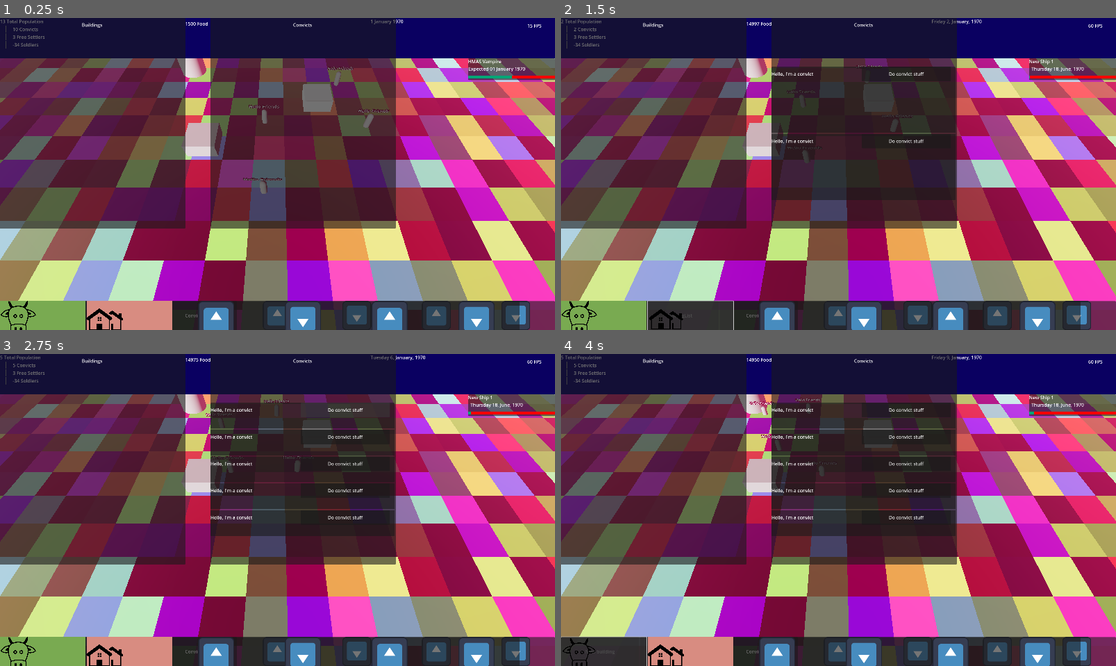
Above: before the commit, frames 1-4 (two rows, left to right).
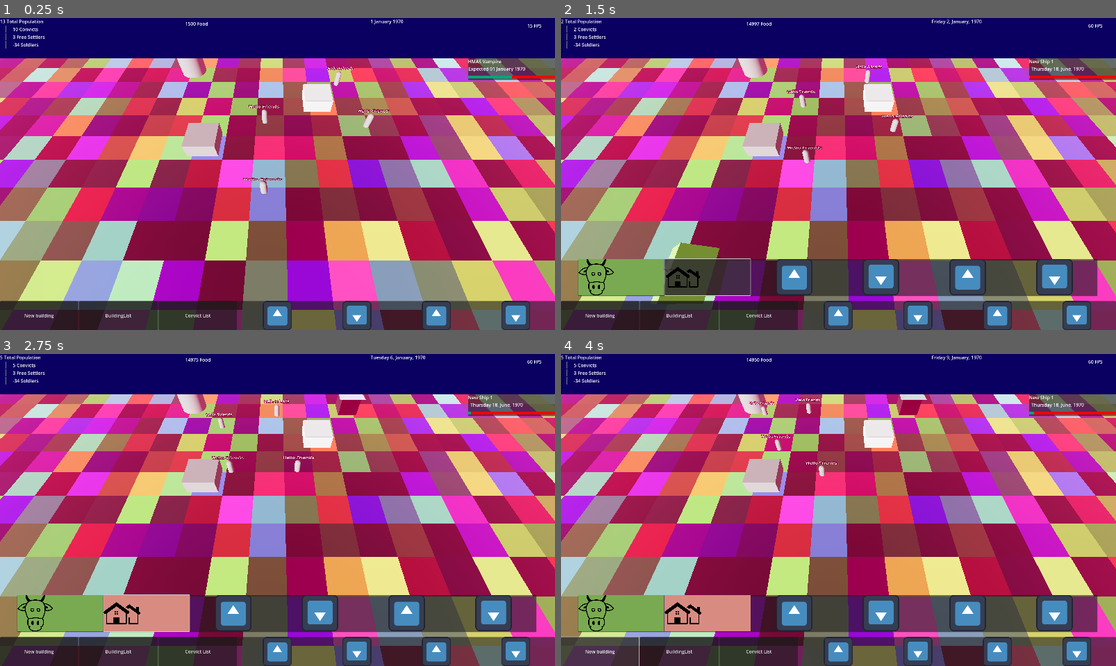
Above: after the commit, the same moments.

Repository: international-lawnmowing-99/convictgovernor
Game: Godot game, scene res://map.tscn
Same seed, same stepped clock (60 frames per second), same inputs: the game is played once before the commit and once after it. The engine's default icon, where the game draws it, is replaced by a stand-in: a white triangle on a blue panel in a dark square.
Inputs (mouse positions are in pixels of both pictures, inside the frame that each line leads up to; where the layout moved, square brackets give the same spot in the first picture):
- Up to frame 1 (0.25 s): no input
- Up to frame 2 (1.5 s): click (605, 320) at 0.52 s; click (705, 276) [688, 320] at 1.25 s
- Up to frame 3 (2.75 s): click (344, 410) at 2 s, where only the run before the commit has a clickable "Do convict stuff"
- Up to frame 4 (4 s): click "New building" at 2.75 s; click "New building" at 3.5 s

The runs differ from the first frame. In frame 1, 53% of the frame differs, in the area x 0-94%, y 0-100%; in frame 2, 63%; in frame 3, 64%, in the area x 0-97%, y 0-100%; in frame 4, 63%.
Error before the commit: Parse Error: Identifier "camera" not declared in the current scope. (res://NewBuildingMenu.gd:8)

Commit message:
some more ui

Diff:
--- a/Building.gd
+++ b/Building.gd
@@ -3,7 +3,7 @@
 extends Node
 
 var freeEmployees:Array
-var convictEmployeed:Array[Person]
+var convictEmployees:Array[Convict]
 var buildingName:String = "Default buiding"
 var production:int
 var stockPile:int
--- a/BuildingListPanel.gd
+++ b/BuildingListPanel.gd
@@ -4,9 +4,9 @@
 @export var dock:Dock
 @onready var list = $ScrollContainer/VBoxContainer
 
-func Populate(buildings:Array[Building]):
+func Populate(buildings:Array):
 	for oldBuilding in list.get_children():
 		oldBuilding.queue_free()
-	for building:Building in buildings:
+	for building:Building in buildings as Array[Building]:
 		var newLine = buildingLine.instantiate()
 		list.add_child(newLine)
--- a/CameraScript.gd
+++ b/CameraScript.gd
@@ -6,7 +6,10 @@
 var isPlacingBuilding:bool = false
 var building:StaticBody3D
 var farmUI = preload("res://farm_ui.tscn")
+var houseUI = preload("res://house_ui.tscn")
 @export var ui:UI
+
+var currentUIPopup
 
 var openUI:Array[Control] = []
 
@@ -56,10 +59,27 @@
 				debugBuilding.get_child(0).material.albedo_color = Color.from_hsv(randf(), .333, randf())
 				if Input.is_action_just_pressed("left_mouse"):
 					print("Clicked " + buildingResult["collider"].name)
-					var newUI:FarmUI = farmUI.instantiate()
+					var script:Script = debugBuilding.get_script()
+
+					var newUI
+
+					if currentUIPopup:
+						currentUIPopup._on_exit_button_pressed()
+					if script.get_global_name() == "Farm":
+						print("i'm a farm moo")
+						newUI = farmUI.instantiate()
+					elif script.get_global_name() == "House":
+						print("i'm a house mooo")
+						newUI = houseUI.instantiate()
+					else:
+						print("ERROR!: can't find valid script")
+						assert(false)
+
 					ui.add_child(newUI)
+					print(script.get_global_name())
 					openUI.append(newUI)
 					newUI.set_position(mousepos)
+					currentUIPopup = newUI
 
 
 				#print("Yay, building " + buildingResult["collider"].name)
--- a/Convict.gd
+++ b/Convict.gd
@@ -1,4 +1,5 @@
 extends Person
+class_name Convict
 
 var freedomDate:int
 
--- /dev/null
+++ b/ConvictListBuilding.gd
@@ -0,0 +1,12 @@
+extends Panel
+class_name ConvictListBuilding
+var convictLine = preload("res://convict_line.tscn")
+@export var dock:Dock
+@onready var container = $ScrollContainer/VBoxContainer
+
+func Populate(allConvicts:Array[Convict]):
+	for line in container.get_children():
+		line.queue_free()
+	for lad:Person in allConvicts:
+		var newLine = convictLine.instantiate()
+		container.add_child(newLine)
--- a/Dock.gd
+++ b/Dock.gd
@@ -8,7 +8,7 @@
 @export var ui:UI
 @export var shipList:ShipList
 
-var buildings:Array[Building]
+var buildings:Array
 var government:Government = Government.new()
 
 
--- a/Farm.gd
+++ b/Farm.gd
@@ -3,3 +3,4 @@
 extends Building
 
 var sheep:int = 0
+@export var maxConvicts = 10
--- a/FarmUI.gd
+++ b/FarmUI.gd
@@ -1,6 +1,8 @@
 extends Control
 class_name FarmUI
 
+@onready var convictList:ConvictListBuilding = $Panel/ConvictListPanel
+var farm:Farm
 func _process(_delta: float):
 	if Input.is_action_just_pressed("ui_cancel"):
 		hide()
@@ -8,3 +10,8 @@
 
 func _on_exit_button_pressed() -> void:
 	hide()
+
+
+func _on_convicts_list_button_pressed() -> void:
+	convictList.visible = !convictList.visible
+	convictList.Populate(farm.convictEmployees)
--- /dev/null
+++ b/HouseUI.gd
@@ -0,0 +1,10 @@
+extends Control
+class_name HouseUI
+
+func _process(_delta: float):
+	if Input.is_action_just_pressed("ui_cancel"):
+		hide()
+
+
+func _on_exit_button_pressed() -> void:
+	hide()
--- a/LandGrid.gd
+++ b/LandGrid.gd
@@ -10,9 +10,9 @@
 var debugMesh:PackedScene = preload("res://plain_plane.tscn")
 
 func _ready() -> void:
-	for i in range(width):
+	for i:int in range(width):
 		var column:Array[Acre] = []
-		for j in range(height):
+		for j:int in range(height):
 			var acre = Acre.new()
 			column.append(acre)
 
--- a/NewBuildingMenu.gd
+++ b/NewBuildingMenu.gd
@@ -1,6 +1,12 @@
 extends Panel
 
 class_name NewBuildingMenu
+@export var camera:CameraScript
+var farm = preload("res://Farm.tscn")
+var house = preload("res://House.tscn")
+@export var map:Map
+@export var dock:Dock
+@export var buildingListPanel:BuildingList
 
 
 
@@ -20,13 +26,13 @@
 
 func _on_house_button_pressed() -> void:
 	if camera.building:
-		print("we already have a farm")
+		print("we already have a house")
 		return
-	print("making a new farm so we can buy it back some day")
+	print("making a new house")
 	camera.isPlacingBuilding = true
-	camera.building = farm.instantiate()
-	var farmhouse = camera.building.get_child(0)
-	farmhouse.material = farmhouse.material.duplicate()
+	camera.building = house.instantiate()
+	var roof = camera.building.get_child(0)
+	roof.material = roof.material.duplicate()
 	map.add_child(camera.building)
 	dock.buildings.append(camera.building.get_script())
 	buildingListPanel.Populate(dock.buildings)
--- a/farm_ui.tscn
+++ b/farm_ui.tscn
@@ -1,6 +1,8 @@
-[gd_scene load_steps=3 format=3 uid="uid://cllorcd1pgx1n"]
+[gd_scene load_steps=5 format=3 uid="uid://cllorcd1pgx1n"]
 
 [ext_resource type="Script" path="res://FarmUI.gd" id="1_ecnlu"]
+[ext_resource type="Script" path="res://ConvictListBuilding.gd" id="2_57rw3"]
+[ext_resource type="Script" path="res://ConvictLine.gd" id="3_moipn"]
 
 [sub_resource type="StyleBoxFlat" id="StyleBoxFlat_df1kb"]
 bg_color = Color(0, 0.541176, 0.258824, 1)
@@ -89,4 +91,35 @@
 size_flags_horizontal = 7
 text = "Exit"
 
+[node name="ConvictListPanel" type="Panel" parent="Panel"]
+visible = false
+offset_left = 728.0
+offset_right = 1369.0
+offset_bottom = 729.0
+script = ExtResource("2_57rw3")
+
+[node name="ScrollContainer" type="ScrollContainer" parent="Panel/ConvictListPanel"]
+layout_mode = 0
+offset_top = 169.0
+offset_right = 637.0
+offset_bottom = 630.0
+
+[node name="VBoxContainer" type="VBoxContainer" parent="Panel/ConvictListPanel/ScrollContainer"]
+layout_mode = 2
+size_flags_horizontal = 3
+size_flags_vertical = 3
+
+[node name="ConvictLine" type="Panel" parent="Panel/ConvictListPanel/ScrollContainer/VBoxContainer"]
+layout_mode = 2
+script = ExtResource("3_moipn")
+
+[node name="Title" type="Label" parent="Panel/ConvictListPanel"]
+layout_mode = 0
+offset_right = 638.0
+offset_bottom = 47.0
+text = "Convicts"
+horizontal_alignment = 1
+vertical_alignment = 1
+
+[connection signal="pressed" from="Panel/ConvictsLabel/ConvictsListButton" to="." method="_on_convicts_list_button_pressed"]
 [connection signal="pressed" from="Panel/HBoxContainer/ExitButton" to="." method="_on_exit_button_pressed"]
--- /dev/null
+++ b/house_ui.tscn
@@ -0,0 +1,84 @@
+[gd_scene load_steps=3 format=3 uid="uid://c01jtodaqpd4b"]
+
+[ext_resource type="Script" path="res://HouseUI.gd" id="1_5ff8t"]
+
+[sub_resource type="StyleBoxFlat" id="StyleBoxFlat_vllla"]
+bg_color = Color(0.654718, 0.355112, 0.267192, 1)
+
+[node name="HouseUI" type="Control"]
+layout_mode = 3
+anchors_preset = 15
+anchor_right = 1.0
+anchor_bottom = 1.0
+grow_horizontal = 2
+grow_vertical = 2
+script = ExtResource("1_5ff8t")
+
+[node name="Panel" type="Panel" parent="."]
+layout_mode = 0
+offset_right = 588.0
+offset_bottom = 573.0
+
+[node name="HeadingLabel" type="Label" parent="Panel"]
+layout_mode = 0
+offset_right = 587.0
+offset_bottom = 23.0
+text = "This is a house"
+horizontal_alignment = 1
+
+[node name="NicePicPanel" type="Panel" parent="Panel"]
+layout_mode = 0
+offset_left = 52.0
+offset_top = 75.0
+offset_right = 273.0
+offset_bottom = 254.0
+theme_override_styles/panel = SubResource("StyleBoxFlat_vllla")
+
+[node name="AltTextLabel" type="Label" parent="Panel/NicePicPanel"]
+layout_mode = 0
+offset_right = 223.0
+offset_bottom = 188.0
+text = "Nice pic of a house?"
+
+[node name="LabourersLabel" type="Label" parent="Panel"]
+layout_mode = 0
+offset_left = 313.0
+offset_top = 81.0
+offset_right = 554.0
+offset_bottom = 104.0
+text = "Capacity: 10"
+
+[node name="ConvictsLabel" type="Label" parent="Panel"]
+layout_mode = 0
+offset_left = 313.0
+offset_top = 113.0
+offset_right = 554.0
+offset_bottom = 136.0
+text = "Current Lodgers: 0"
+
+[node name="ConvictsListButton" type="Button" parent="Panel/ConvictsLabel"]
+layout_mode = 0
+offset_left = 170.0
+offset_top = -5.0
+offset_right = 252.0
+offset_bottom = 26.0
+text = "<List>
+"
+
+[node name="HBoxContainer" type="HBoxContainer" parent="Panel"]
+layout_mode = 0
+offset_top = 376.0
+offset_right = 588.0
+offset_bottom = 416.0
+
+[node name="AssignConvictsButton" type="Button" parent="Panel/HBoxContainer"]
+layout_mode = 2
+size_flags_horizontal = 7
+text = "Assign Convicts"
+
+[node name="ExitButton" type="Button" parent="Panel/HBoxContainer"]
+layout_mode = 2
+size_flags_horizontal = 7
+text = "Exit"
+
+[connection signal="pressed" from="Panel/HBoxContainer/ExitButton" to="." method="_on_exit_button_pressed"]
--- a/map.tscn
+++ b/map.tscn
@@ -331,14 +331,20 @@
 stretch_mode = 5
 flip_v = true
 
-[node name="NewBuildingPanel" parent="CanvasLayer/UI/BottomUIBar" instance=ExtResource("10_fwx1v")]
-layout_mode = 0
-offset_left = 0.0
-offset_top = 0.0
-offset_right = 1797.0
-offset_bottom = 129.0
+[node name="NewBuildingPanel" parent="CanvasLayer/UI/BottomUIBar" node_paths=PackedStringArray("camera", "map", "dock", "buildingListPanel") instance=ExtResource("10_fwx1v")]
+visible = false
+layout_mode = 0
+offset_left = 59.0
+offset_top = -146.0
+offset_right = 1856.0
+offset_bottom = -17.0
+camera = NodePath("../../../../Camera3D")
+map = NodePath("../../../..")
+dock = NodePath("../../../../Dock")
+buildingListPanel = NodePath("../../BuildingListPanel")
 
 [node name="BuildingListPanel" type="Panel" parent="CanvasLayer/UI"]
+visible = false
 layout_mode = 0
 offset_right = 641.0
 offset_bottom = 729.0
@@ -364,6 +370,7 @@
 vertical_alignment = 1
 
 [node name="ConvictListPanel" type="Panel" parent="CanvasLayer/UI"]
+visible = false
 layout_mode = 0
 offset_left = 728.0
 offset_right = 1369.0
